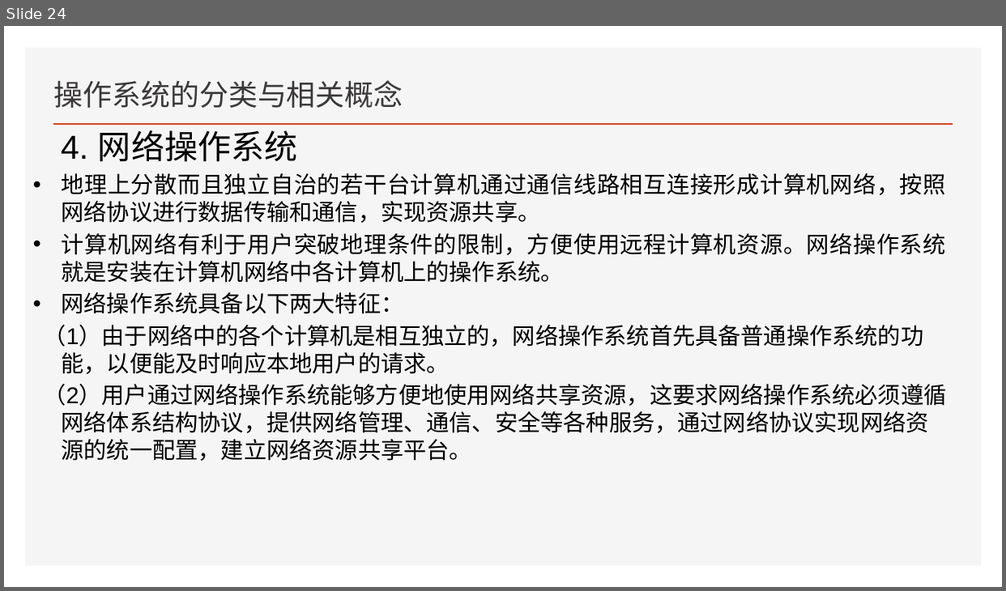
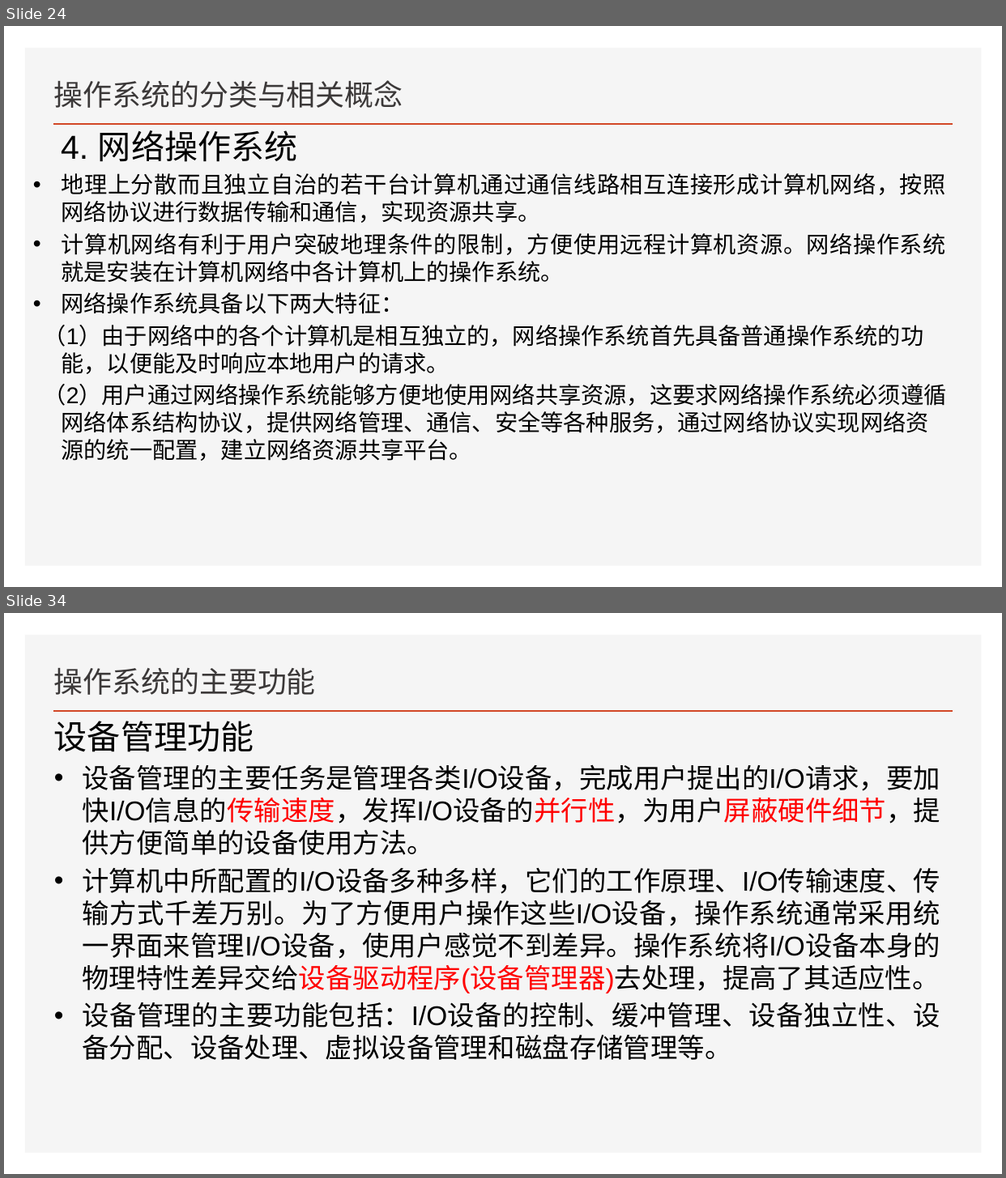
Before and after one commit to FourierAI/Operating-system, a slide deck: 导论/操作系统.pptx. Shown one above the other, each under a label of ours: slide 24 before the commit, slides 24 and 34 after it; the slides between them are not shown. The pictures are 1006x591 and 1006x1178 pixels, drawn with LibreOffice and Linux fonts; fonts in the diff are those of the drawing. Boxes give left, top, right and bottom in pixels: in the first picture for what was removed or moved away, otherwise in the second. Text is boxed around its words. In the diff, an @@ line names an element or a change of style, - is before the commit and + after.

```diff
--- a/导论/操作系统.pptx
+++ b/导论/操作系统.pptx
@@ slide 34 added at (4,613,1002,1174), background #FFFFFF; not listed: 2 template elements that a slide beside it also shows @@
@@ title added at (54,668,316,695), 28 pt, text #3B3838 @@
+操作系统的主要功能
@@ text added at (54,721,941,1060), 26 pt, text #000000 @@
+设备管理功能
+• 设备管理的主要任务是管理各类I/O设备，完成用户提出的I/O请求，要加快I/O信息的传输速度，发挥I/O设备的并行性，为用户屏蔽硬件细节，提供方便简单的设备使用方法。
+• 计算机中所配置的I/O设备多种多样，它们的工作原理、I/O传输速度、传输方式千差万别。为了方便用户操作这些I/O设备，操作系统通常采用统一界面来管理I/O设备，使用户感觉不到差异。操作系统将I/O设备本身的物理特性差异交给设备驱动程序(设备管理器)去处理，提高了其适应性。
+• 设备管理的主要功能包括：I/O设备的控制、缓冲管理、设备独立性、设备分配、设备处理、虚拟设备管理和磁盘存储管理等。
```
Also in this commit, not shown: 2 slides changed, 18 other slides added.
